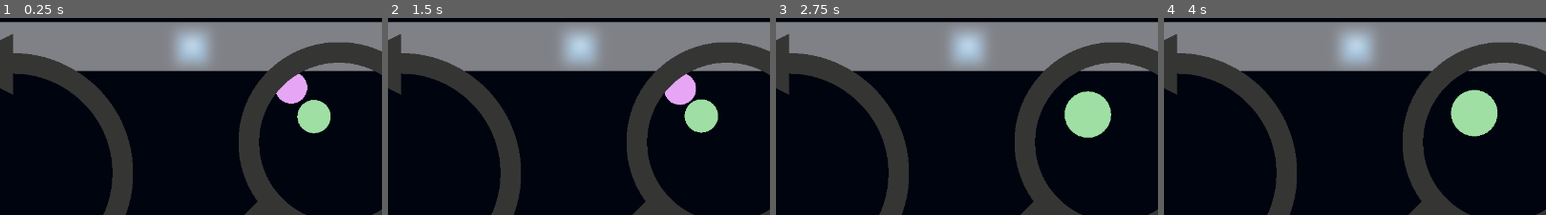
Above: before the commit, frames 1-4 (left to right).
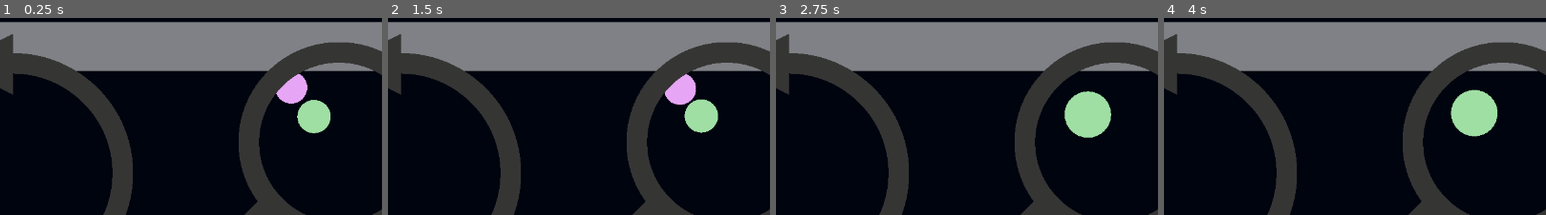
Above: after the commit, the same moments.

Repository: BitTim/Gravisim
Game: Godot game, scene res://Scenes/Main.tscn
Same seed, same stepped clock (60 frames per second), same inputs: the game is played once before the commit and once after it. The engine's default icon, where the game draws it, is replaced by a stand-in: a white triangle on a blue panel in a dark square.
Inputs (mouse positions are % of the whole screen's width and height, from its top left):
- Up to frame 1 (0.25 s): no input
- Up to frame 2 (1.5 s): click (60, 39) at 0.5 s; click (99, 39) at 1.25 s
- Up to frame 3 (2.75 s): click (60, 39) at 2 s
- Up to frame 4 (4 s): click (99, 39) at 2.75 s; click (60, 39) at 3.5 s
The pictures show only the part of the screen within x 19-69%, y 0-50%; the shares and areas given below are measured in that part.

The runs differ from the first frame. In frame 1, 1.7% of the frame differs, in the area x 45-56%, y 5-25%; in frame 2, 1.7%; in frame 3, 1.7%; in frame 4, 1.7%.

Commit message:
Added Scalability

Diff:
--- a/Scenes/Main.tscn
+++ b/Scenes/Main.tscn
@@ -1,18 +1,20 @@
-[gd_scene load_steps=4 format=2]
+[gd_scene load_steps=3 format=2]
 
 [ext_resource path="res://Scripts/Main.gd" type="Script" id=1]
-[ext_resource path="res://icon.png" type="Texture" id=2]
 [ext_resource path="res://Scenes/GUI.tscn" type="PackedScene" id=3]
 
-[node name="Main" type="Node2D"]
+[node name="Main" type="Control"]
+anchor_right = 1.0
+anchor_bottom = 1.0
 script = ExtResource( 1 )
+__meta__ = {
+"_edit_use_anchors_": false
+}
 numObjects = 10
 
 [node name="ColorRect" type="ColorRect" parent="."]
 anchor_right = 1.0
 anchor_bottom = 1.0
-margin_right = 1280.0
-margin_bottom = 720.0
 color = Color( 0.00392157, 0.0196078, 0.0588235, 1 )
 __meta__ = {
 "_edit_use_anchors_": false
@@ -20,17 +22,6 @@
 
 [node name="Objects" type="Node2D" parent="."]
 
-[node name="TextureRect" type="TextureRect" parent="."]
-margin_left = 532.978
-margin_top = 16.6555
-margin_right = 596.978
-margin_bottom = 80.6555
-texture = ExtResource( 2 )
-__meta__ = {
-"_edit_use_anchors_": false
-}
-
 [node name="CanvasLayer" type="CanvasLayer" parent="."]
 
 [node name="GUI" parent="CanvasLayer" instance=ExtResource( 3 )]
-margin_bottom = 6.10352e-05
--- a/Scripts/Main.gd
+++ b/Scripts/Main.gd
@@ -1,16 +1,18 @@
 # Node Tree:
 #
-# Node2D (Main)
+# Control (Main)
 #   ColorRect (Background)
 #   Node2D (Objects)
 
-extends Node2D
+extends Control
 
 export (int) var numObjects
 
 var objs = null
 var rng = RandomNumberGenerator.new()
 var objScene = preload("res://Scenes/Object.tscn")
+
+onready var res = get_viewport().size
 
 func _ready():
 	rng.randomize()
@@ -22,7 +24,7 @@
 	#	obj.dir = Vector2(rng.randf_range(-1, 1), rng.randf_range(-1, 1))
 	#	obj.speed = rng.randi_range(0, 100)
 
-		obj.position = Vector2(rng.randf_range(0.0, 1280.0), rng.randf_range(0.0, 720.0))
+		obj.position = Vector2(rng.randf_range(0.0, res.x), rng.randf_range(0.0, res.y))
 		$Objects.add_child(obj)
 
 func _physics_process(delta):
--- a/Scripts/Object.gd
+++ b/Scripts/Object.gd
@@ -20,6 +20,7 @@
 var col = Color()
 
 var rng = RandomNumberGenerator.new()
+onready var res = get_viewport().size
 
 # ================================
 # Utility
@@ -75,15 +76,15 @@
 	if collision != null:
 		collide(collision.collider)
 
-	if (position.y + radius >= 720):
+	if (position.y + radius >= res.y):
 		vel.y = -vel.y
-		position.y = 719 - radius
+		position.y = res.y - 1 - radius
 	if (position.y - radius < 0):
 		vel.y = -vel.y
 		position.y = radius
-	if (position.x + radius >= 1280):
+	if (position.x + radius >= res.x):
 		vel.x = -vel.x
-		position.x = 1279 - radius
+		position.x = res.x - 1 - radius
 	if (position.x - radius < 0):
 		vel.x = -vel.x
 		position.x = radius
--- a/project.godot
+++ b/project.godot
@@ -21,9 +21,11 @@
 
 [display]
 
-window/size/width=1280
-window/size/height=720
+window/size/width=1080
+window/size/height=1920
 window/size/resizable=false
+window/size/test_width=1280
+window/size/test_height=720
 window/energy_saving/keep_screen_on=false
 window/handheld/orientation="portrait"
 window/ios/hide_home_indicator=false
